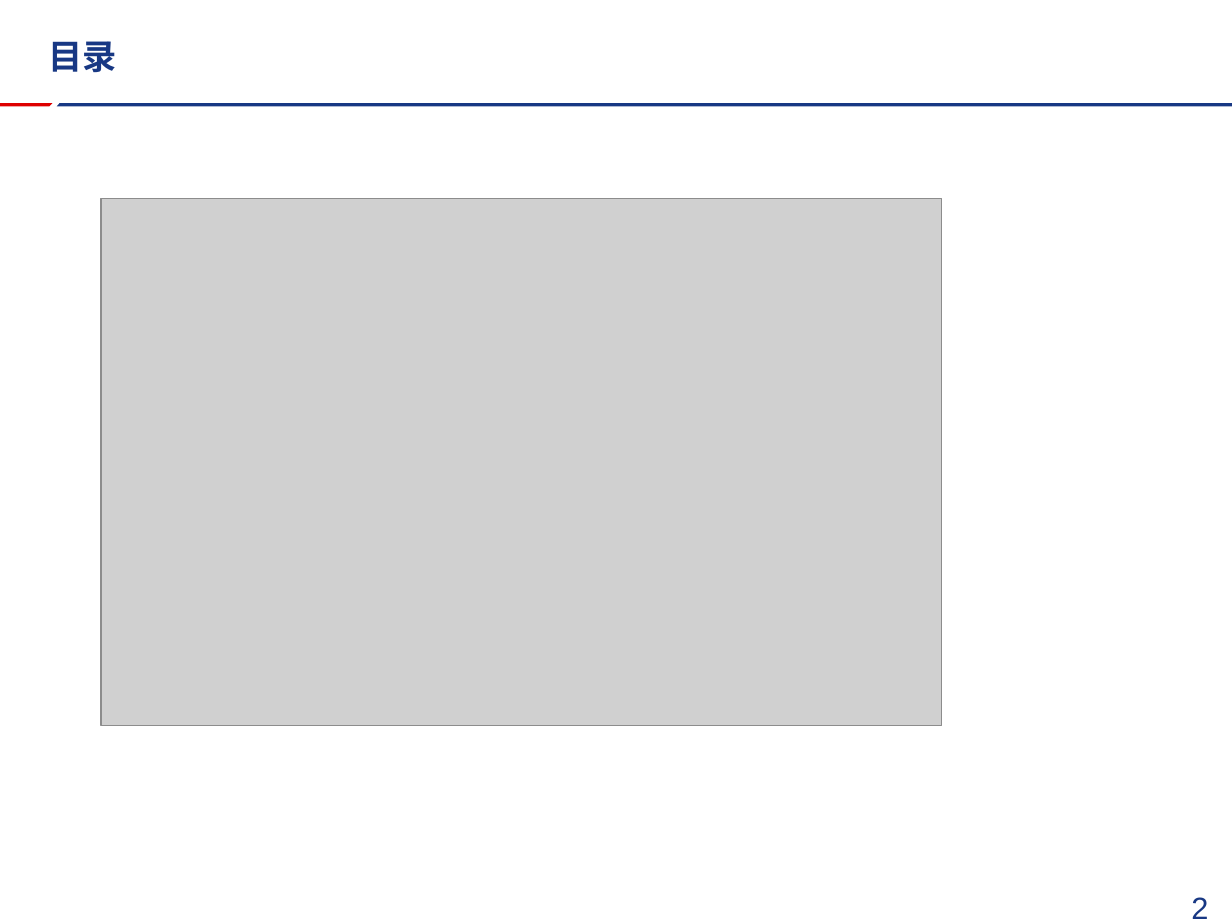
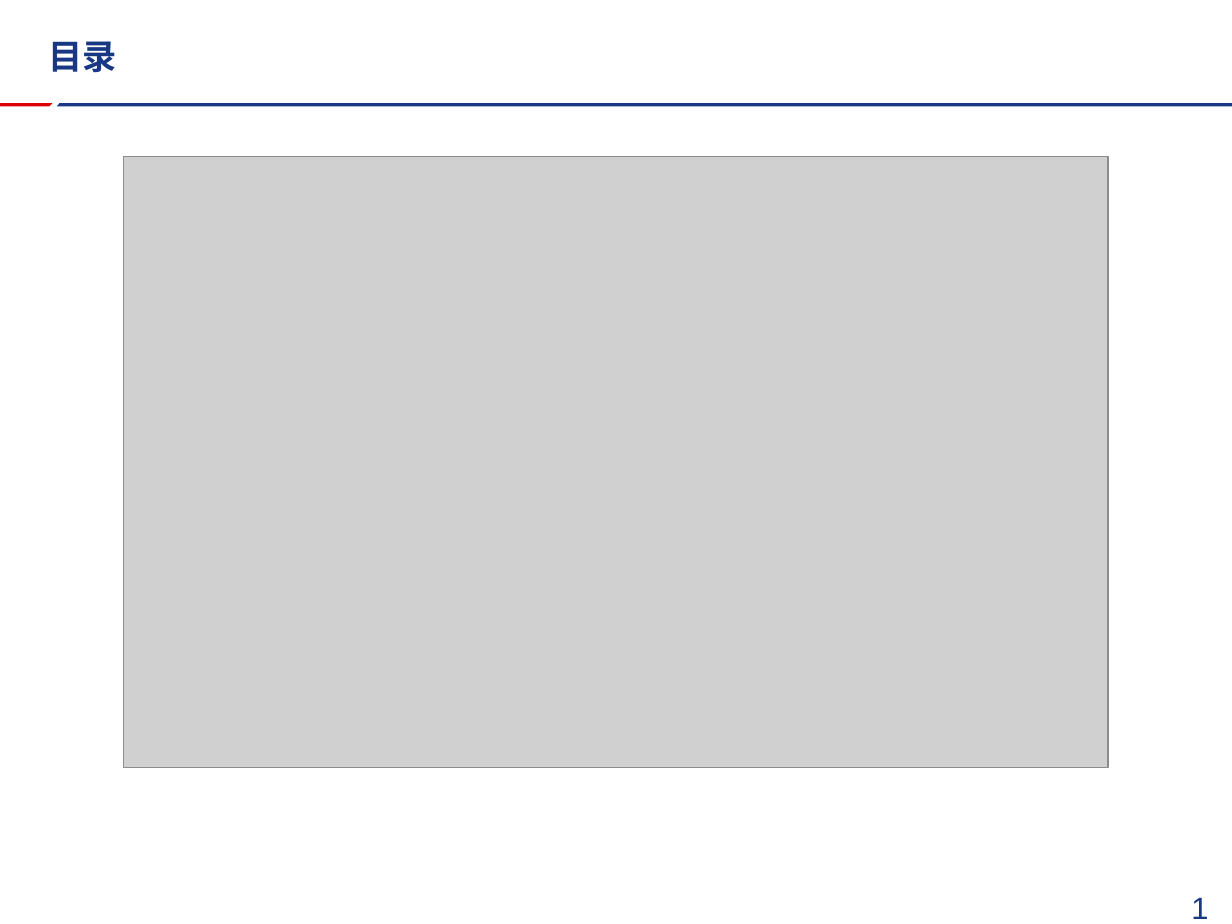
Before and after one commit to FireSmallPanda/swdt, a slide deck: slide 2 of javascript技术分享/mui以及推送分享.pptx (slide 3 before the commit). Drawn at 1232x924 pixels with LibreOffice and Linux fonts; fonts in the diff are those of the drawing; grey boxes stand for pictures; background and template pictures are left out. Boxes give left, top, right and bottom in pixels: in the first picture for what was removed or moved away, otherwise in the second. Text is boxed around its words. In the diff, an @@ line names an element or a change of style, - is before the commit and + after.

```diff
--- a/javascript技术分享/mui以及推送分享.pptx
+++ b/javascript技术分享/mui以及推送分享.pptx
@@ picture: place and size @@
-picture at [101, 198, 941, 726]
+picture at [123, 156, 1108, 768]
@@ page number at [1191, 897, 1208, 919]: text changed @@
-2
+1
```
Also in this commit, not shown: 2 other slides changed, 1 slide removed, 1 other file.
